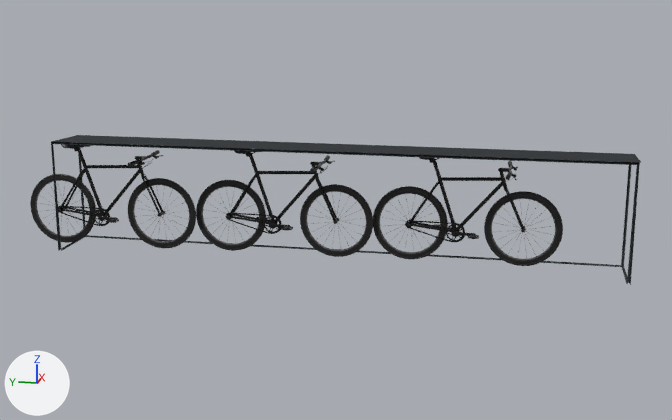
One commit to the glTF model assets/Exportordner/Bike1.gltf: the scene before it, then after it.
The view is the same before and after, from a 50 mm camera at (19.75, 5.82, 2.35) aimed at (29.22, 7.72, -0.02). Arrows for +X, +Y and +Z are at lower left; the lights stay in place. The first picture is the older version. Where no turn or scale is listed for an object, it has been applied to the vertices.

Objects in the first picture: 'Bike.004', 'Bike.005', 'Bike.006', 'Fahrradschuppen.001', 'Fahrradschuppen.002'.
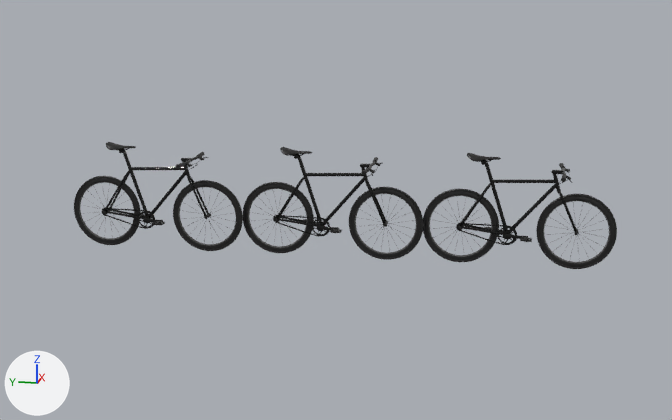
Pixel boxes [x1, y1, x2, y2] of what changed, in the pictures (672 x 420 px):
'Bike.006', moved
    before: [373, 155, 563, 266]
    after: [423, 153, 617, 269]
'Bike.005', moved
    before: [196, 148, 373, 257]
    after: [243, 147, 423, 260]
'Bike.004', moved
    before: [30, 144, 196, 248]
    after: [74, 142, 243, 251]
'Fahrradschuppen.001', deleted
    before: [55, 135, 642, 163]
'Fahrradschuppen.002', deleted
    before: [51, 135, 640, 285]

What changed in the scene script:
```text
Change ob_bike_004:
    ob_bike_004.location: (29.15, 10.216, -0.525) -> (29.146, 9.685, -0.525)
Remove ob_fahrradschuppen_001:
    ob_fahrradschuppen_001 = bpy.data.objects.new('Fahrradschuppen.001', me_cube_136)
    ob_fahrradschuppen_001.location = (29.409, 10.693, -0.525)
Change ob_bike_005:
    ob_bike_005.location: (29.209, 8.268, -0.525) -> (29.205, 7.736, -0.525)
Change ob_bike_006:
    ob_bike_006.location: (29.259, 6.312, -0.525) -> (29.255, 5.78, -0.525)
Remove ob_fahrradschuppen_002:
    ob_fahrradschuppen_002 = bpy.data.objects.new('Fahrradschuppen.002', me_cube_139)
    ob_fahrradschuppen_002.location = (28.809, 10.723, -0.525)
```
